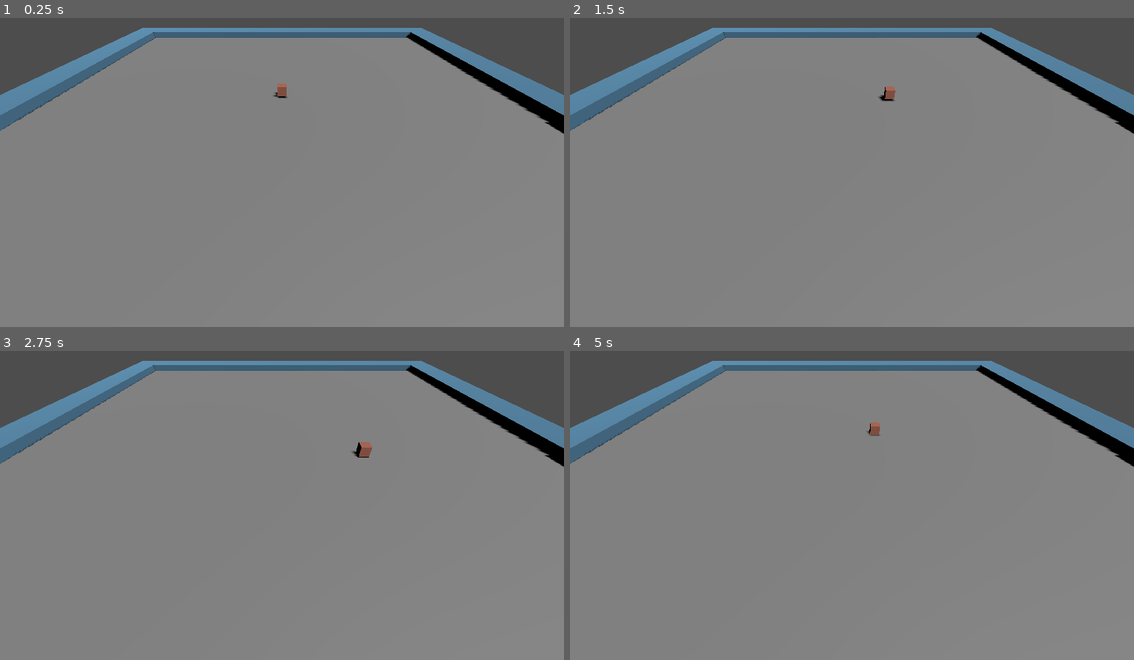
Above: before the commit, frames 1-4 (two rows, left to right).
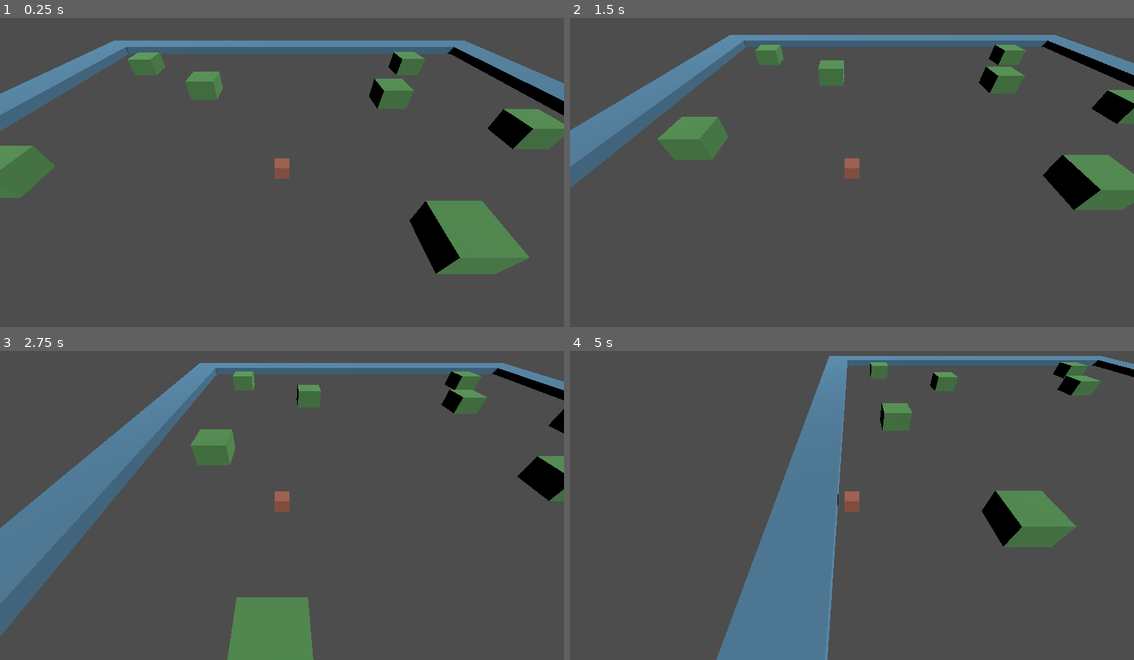
Above: after the commit, the same moments.

Repository: YeeClaw/gravitygame
Game: Godot game, scene res://main.tscn
Same seed, same stepped clock (60 frames per second), same inputs: the game is played once before the commit and once after it.
Inputs:
- Up to frame 1 (0.25 s): no input
- Up to frame 2 (1.5 s): hold D (actor_right) 0.53-1.28 s; tap Space (actor_jump) at 0.6, 0.77, 1.07, 1.35 s; hold S (actor_down) from 1.28 s (still down)
- Up to frame 3 (2.75 s): tap Space (actor_jump) at 1.52, 1.82, 2.1 s; release S (actor_down) at 2.03 s; hold D (actor_right) from 2.03 s (still down)
- Up to frame 4 (5 s): release D (actor_right) at 2.78 s; hold W (actor_up) 2.78-3.53 s; tap Space (actor_jump) at 2.85, 3.02, 3.32, 3.6, 3.77, 4.07, 4.35, 4.52, 4.82 s; hold A (actor_left) from 3.53 s (still down)

The runs differ from the first frame. In frame 1, 89% of the frame differs, in the area x 0-100%, y 3-100%; in frame 2, 92%; in frame 3, 92%; in frame 4, 93%, in the area x 0-100%, y 1-100%.

Commit message:
Add basic movement

Diff:
--- /dev/null
+++ b/State.gd
@@ -0,0 +1,32 @@
+extends Node
+class_name State # State names should always be in present tense
+
+signal Transitioned
+
+func Enter():
+	pass
+
+
+func Exit():
+	pass
+
+
+func Update(_delta: float):
+	pass
+
+
+func Physics_Update(_delta: float):
+	pass
+
+static func switch_parent(child: Node2D, new_parent: Node2D) -> void:
+	"""
+	child: The node needing to be moved
+	new_parent: The new parent of the node
+	"""
+	var global_position = child.global_position
+	if child.get_parent() == new_parent:
+		return
+	else:
+		child.get_parent().remove_child(child)
+		new_parent.add_child(child)
+		child.global_position = global_position
--- /dev/null
+++ b/StateMachine.gd
@@ -0,0 +1,46 @@
+extends Node
+class_name StateMachine
+
+@export var initial_state : State
+
+var current_state : State
+var states : Dictionary = {}
+
+# Will need to update FSM to handle multiple states at a time or some kind sub-state system.
+
+func _ready():
+	# Create a dictionary full of states which are children to THIS node.
+	for child in get_children():
+		if child is State:
+			states[child.name.to_lower()] = child
+			child.Transitioned.connect(on_child_transition)
+
+	if initial_state:
+		initial_state.Enter()
+		current_state = initial_state
+
+
+func _process(delta):
+	if current_state: # Evaluates to true if current_state is NOT null/None.
+		current_state.Update(delta)
+
+
+func _physics_process(delta):
+	if current_state:
+		current_state.Physics_Update(delta)
+
+
+func on_child_transition(state, new_state_name):
+	if state != current_state:
+		return
+
+	var new_state = states.get(new_state_name.to_lower())
+	if !new_state:
+		return
+
+	if current_state:
+		current_state.Exit()
+
+	new_state.Enter()
+
+	current_state = new_state
--- a/character.gd
+++ b/character.gd
@@ -6,41 +6,11 @@
 var collision: bool = false
 
 
-func _physics_process(delta: float) -> void:
-	# Make sure the character falls when suspended!
-	if not is_on_floor():
-		velocity += get_gravity() * delta
-
-	# Handle jump.
-	if Input.is_action_just_pressed("actor_jump") and is_on_floor():
-		velocity.y = JUMP_VELOCITY
-
-	# Get the input direction and handle the movement/deceleration.
-	var input_dir := Input.get_vector("actor_left", "actor_right", "actor_up", "actor_down")
-	var direction := (transform.basis * Vector3(input_dir.x, 0, input_dir.y)).normalized()
-
-	if direction:
-		update_velocity(direction)
-
+func _ready() -> void:
+	var rng := RandomNumberGenerator.new()
+	velocity = Vector3(rng.randi_range(-5, 5), 0, rng.randi_range(-5, 5))
 	print(velocity)
 
+
+func _physics_process(delta: float) -> void:
 	collision = move_and_slide()
-
-func update_velocity(_direction) -> void:
-	"""
-	Mutates the players velocity based on the input direction.
-	"""
-	var x_thrust = Vector3(_direction.x, 0, 0)
-	var z_thrust = Vector3(0, 0, _direction.z)
-
-	if collision:
-		velocity.x = 0
-		velocity.z = 0
-
-		return
-
-	if abs(velocity.x + _direction.x) <= SPEED:
-		velocity += x_thrust
-
-	if abs(velocity.z + _direction.z) <= SPEED:
-		velocity += z_thrust
--- a/character.tscn
+++ b/character.tscn
@@ -1,6 +1,9 @@
-[gd_scene load_steps=5 format=3 uid="uid://brgs56fwbqqrl"]
+[gd_scene load_steps=8 format=3 uid="uid://brgs56fwbqqrl"]
 
 [ext_resource type="Script" path="res://character.gd" id="1_xje8w"]
+[ext_resource type="Script" path="res://StateMachine.gd" id="2_pmby7"]
+[ext_resource type="Script" path="res://floating.gd" id="3_0evvi"]
+[ext_resource type="Script" path="res://grabbing_wall.gd" id="4_6g4pv"]
 
 [sub_resource type="BoxShape3D" id="BoxShape3D_n8xm5"]
 
@@ -18,3 +21,16 @@
 
 [node name="MeshInstance3D" type="MeshInstance3D" parent="."]
 mesh = SubResource("BoxMesh_7wf5q")
+
+[node name="StateMachine" type="Node" parent="." node_paths=PackedStringArray("initial_state")]
+script = ExtResource("2_pmby7")
+initial_state = NodePath("Floating")
+
+[node name="Floating" type="Node" parent="StateMachine"]
+script = ExtResource("3_0evvi")
+
+[node name="GrabbingWall" type="Node" parent="StateMachine"]
+script = ExtResource("4_6g4pv")
+
+[connection signal="Transitioned" from="StateMachine/Floating" to="StateMachine" method="on_child_transition"]
+[connection signal="Transitioned" from="StateMachine/GrabbingWall" to="StateMachine" method="on_child_transition"]
--- /dev/null
+++ b/floating.gd
@@ -0,0 +1,45 @@
+extends State
+
+var state_machine: StateMachine
+var character: CharacterBody3D
+
+var input_dir: Vector2
+var direction: Vector3
+
+func Enter():
+	state_machine = self.get_parent()
+	character = state_machine.get_parent()
+
+	print("Floating!")
+	print(character.velocity)
+
+
+func Physics_Update(_delta: float):
+	input_dir = Input.get_vector("actor_left", "actor_right", "actor_up", "actor_down")
+	direction = (character.transform.basis * Vector3(input_dir.x, 0, input_dir.y)).normalized()
+
+	#if direction:
+		#update_velocity()
+
+	check_new_state()
+
+
+func update_velocity() -> void:
+	"""
+	Mutates the players velocity based on the input direction.
+	"""
+	var x_thrust = Vector3(direction.x, 0, 0)
+	var z_thrust = Vector3(0, 0, direction.z)
+
+
+	if abs(character.velocity.x + direction.x) <= character.SPEED:
+		character.velocity += x_thrust
+
+	if abs(character.velocity.z + direction.z) <= character.SPEED:
+		character.velocity += z_thrust
+
+
+
+func check_new_state():
+	if character.collision:
+		Transitioned.emit(self, "GrabbingWall")
--- /dev/null
+++ b/grabbing_wall.gd
@@ -0,0 +1,31 @@
+extends State
+
+var state_machine: StateMachine
+var character: CharacterBody3D
+
+var input_dir: Vector2
+var direction: Vector3
+
+
+func Enter():
+	state_machine = self.get_parent()
+	character = state_machine.get_parent()
+	print("Grabbing a wall!")
+
+	character.velocity = Vector3(0, 0, 0)
+
+
+func Physics_Update(_delta: float):
+	input_dir = Input.get_vector("actor_left", "actor_right", "actor_up", "actor_down")
+	direction = (character.transform.basis * Vector3(input_dir.x, 0, input_dir.y)).normalized()
+
+	check_new_state()
+
+
+func check_new_state() -> void:
+	#print(direction)
+	#print(Input.is_action_just_pressed("actor_release"))
+
+	if Input.is_action_just_pressed("actor_release"):
+		character.velocity = Vector3(direction.x * character.SPEED, 0, direction.z * character.SPEED)
+		Transitioned.emit(self, "Floating")
--- a/main.tscn
+++ b/main.tscn
@@ -1,13 +1,8 @@
-[gd_scene load_steps=5 format=3 uid="uid://bcs88bqviebrf"]
+[gd_scene load_steps=4 format=3 uid="uid://bcs88bqviebrf"]
 
 [ext_resource type="PackedScene" uid="uid://brgs56fwbqqrl" path="res://character.tscn" id="1_irrt6"]
 [ext_resource type="PackedScene" uid="uid://ds0mfgbruwdhl" path="res://wall.tscn" id="1_wau27"]
-
-[sub_resource type="BoxShape3D" id="BoxShape3D_q180k"]
-size = Vector3(60, 2, 60)
-
-[sub_resource type="BoxMesh" id="BoxMesh_o46ie"]
-size = Vector3(60, 2, 60)
+[ext_resource type="PackedScene" uid="uid://bsprrkye15giy" path="res://static_obstacle.tscn" id="3_qteww"]
 
 [node name="Main" type="Node"]
 
@@ -15,29 +10,50 @@
 transform = Transform3D(0.866025, 0, 0.5, -0.433013, 0.5, 0.75, -0.25, -0.866025, 0.433013, 21, 21, 22)
 shadow_enabled = true
 
-[node name="Camera3D" type="Camera3D" parent="."]
-transform = Transform3D(1, 0, 0, 0, 0.707107, 0.707107, 0, -0.707107, 0.707107, 0, 12, 23)
-
-[node name="Floor" type="RigidBody3D" parent="."]
-gravity_scale = 0.0
-
-[node name="CollisionShape3D" type="CollisionShape3D" parent="Floor"]
-shape = SubResource("BoxShape3D_q180k")
-
-[node name="MeshInstance3D" type="MeshInstance3D" parent="Floor"]
-mesh = SubResource("BoxMesh_o46ie")
-
 [node name="Wall" parent="." instance=ExtResource("1_wau27")]
-transform = Transform3D(1, 0, 0, 0, 1, 0, 0, 0, 1, -2, 1.5, -28)
+transform = Transform3D(1, 0, 0, 0, 1, 0, 0, 0, 1, -2, 1, -28)
 
 [node name="Wall2" parent="." instance=ExtResource("1_wau27")]
-transform = Transform3D(1, 0, 0, 0, 1, 0, 0, 0, 1, 2, 1.5, 28)
+transform = Transform3D(1, 0, 0, 0, 1, 0, 0, 0, 1, 2, 1, 28)
 
 [node name="Wall3" parent="." instance=ExtResource("1_wau27")]
-transform = Transform3D(-4.37114e-08, 0, 1, 0, 1, 0, -1, 0, -4.37114e-08, -28, 1.5, 2)
+transform = Transform3D(-4.37114e-08, 0, 1, 0, 1, 0, -1, 0, -4.37114e-08, -28, 1, 2)
 
 [node name="Wall4" parent="." instance=ExtResource("1_wau27")]
-transform = Transform3D(-4.37114e-08, 0, -1, 0, 1, 0, 1, 0, -4.37114e-08, 28, 1.5, -2)
+transform = Transform3D(-4.37114e-08, 0, -1, 0, 1, 0, 1, 0, -4.37114e-08, 28, 1, -2)
 
 [node name="Character" parent="." instance=ExtResource("1_irrt6")]
-transform = Transform3D(1, 0, 0, 0, 1, 0, 0, 0, 1, 0, 2, 0)
+transform = Transform3D(1, 0, 0, 0, 1, 0, 0, 0, 1, 0, 1, 0)
+
+[node name="Camera3D" type="Camera3D" parent="Character"]
+transform = Transform3D(1, 0, 0, 0, 0.707107, 0.707107, 0, -0.707107, 0.707107, 0, 10, 10)
+
+[node name="StaticObstacle" parent="." instance=ExtResource("3_qteww")]
+transform = Transform3D(1, 0, 0, 0, 1, 0, 0, 0, 1, 7.91426, 1, 5.68151)
+
+[node name="StaticObstacle2" parent="." instance=ExtResource("3_qteww")]
+transform = Transform3D(1, 0, 0, 0, 1, 0, 0, 0, 1, -10.0539, 1, -12.8125)
+
+[node name="StaticObstacle3" parent="." instance=ExtResource("3_qteww")]
+transform = Transform3D(1, 0, 0, 0, 1, 0, 0, 0, 1, 10.3467, 1, -10.6481)
+
+[node name="StaticObstacle4" parent="." instance=ExtResource("3_qteww")]
+transform = Transform3D(1, 0, 0, 0, 1, 0, 0, 0, 1, 19.439, 1, -4.04392)
+
+[node name="StaticObstacle5" parent="." instance=ExtResource("3_qteww")]
+transform = Transform3D(1, 0, 0, 0, 1, 0, 0, 0, 1, -14.1587, 1, 16.461)
+
+[node name="StaticObstacle6" parent="." instance=ExtResource("3_qteww")]
+transform = Transform3D(1, 0, 0, 0, 1, 0, 0, 0, 1, 17.2652, 1, 15.529)
+
+[node name="StaticObstacle7" parent="." instance=ExtResource("3_qteww")]
+transform = Transform3D(1, 0, 0, 0, 1, 0, 0, 0, 1, 16.0448, 1, -20.0613)
+
+[node name="StaticObstacle8" parent="." instance=ExtResource("3_qteww")]
+transform = Transform3D(1, 0, 0, 0, 1, 0, 0, 0, 1, -20, 1, -20)
+
+[node name="StaticObstacle9" parent="." instance=ExtResource("3_qteww")]
+transform = Transform3D(1, 0, 0, 0, 1, 0, 0, 0, 1, -20, 1, 1)
+
+[node name="StaticObstacle10" parent="." instance=ExtResource("3_qteww")]
+transform = Transform3D(1, 0, 0, 0, 1, 0, 0, 0, 1, 0, 1, 20)
--- a/project.godot
+++ b/project.godot
@@ -46,3 +46,8 @@
 "events": [Object(InputEventKey,"resource_local_to_scene":false,"resource_name":"","device":-1,"window_id":0,"alt_press …(191 unchanged characters)…
 ]
 }
+actor_release={
+"deadzone": 0.5,
+"events": [Object(InputEventKey,"resource_local_to_scene":false,"resource_name":"","device":-1,"window_id":0,"alt_pressed":false,"shift_pressed":false,"ctrl_pressed":false,"meta_pressed":false,"pressed":false,"keycode":0,"physical_keycode":32,"key_label":0,"unicode":32,"location":0,"echo":false,"script":null)
+]
+}
--- /dev/null
+++ b/static_obstacle.tscn
@@ -0,0 +1,19 @@
+[gd_scene load_steps=4 format=3 uid="uid://bsprrkye15giy"]
+
+[sub_resource type="BoxShape3D" id="BoxShape3D_bsbf4"]
+size = Vector3(3, 2, 3)
+
+[sub_resource type="StandardMaterial3D" id="StandardMaterial3D_2iwkx"]
+albedo_color = Color(0.342388, 0.591178, 0.333175, 1)
+
+[sub_resource type="BoxMesh" id="BoxMesh_t8gga"]
+material = SubResource("StandardMaterial3D_2iwkx")
+size = Vector3(3, 2, 3)
+
+[node name="StaticObstacle" type="StaticBody3D"]
+
+[node name="CollisionShape3D" type="CollisionShape3D" parent="."]
+shape = SubResource("BoxShape3D_bsbf4")
+
+[node name="MeshInstance3D" type="MeshInstance3D" parent="."]
+mesh = SubResource("BoxMesh_t8gga")
